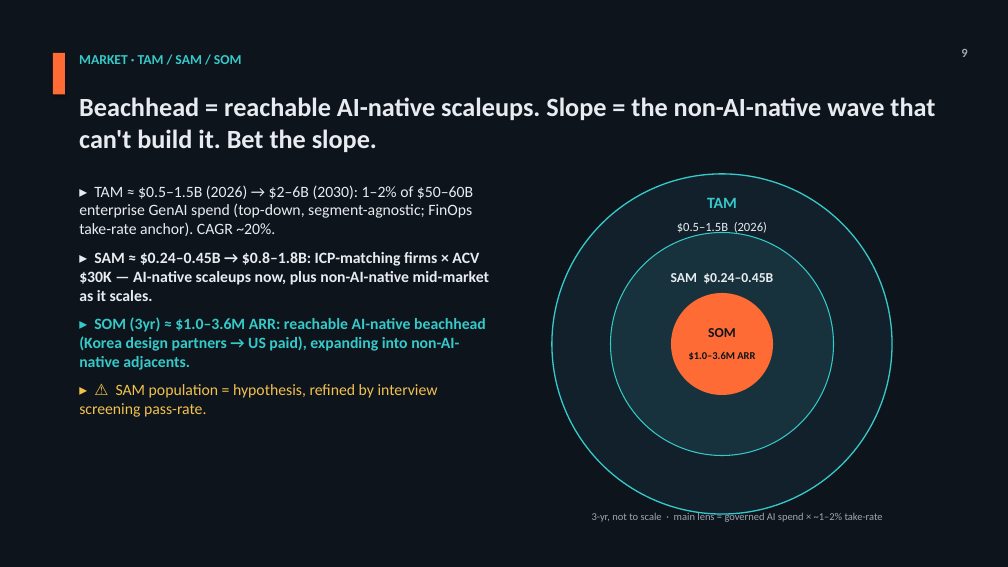
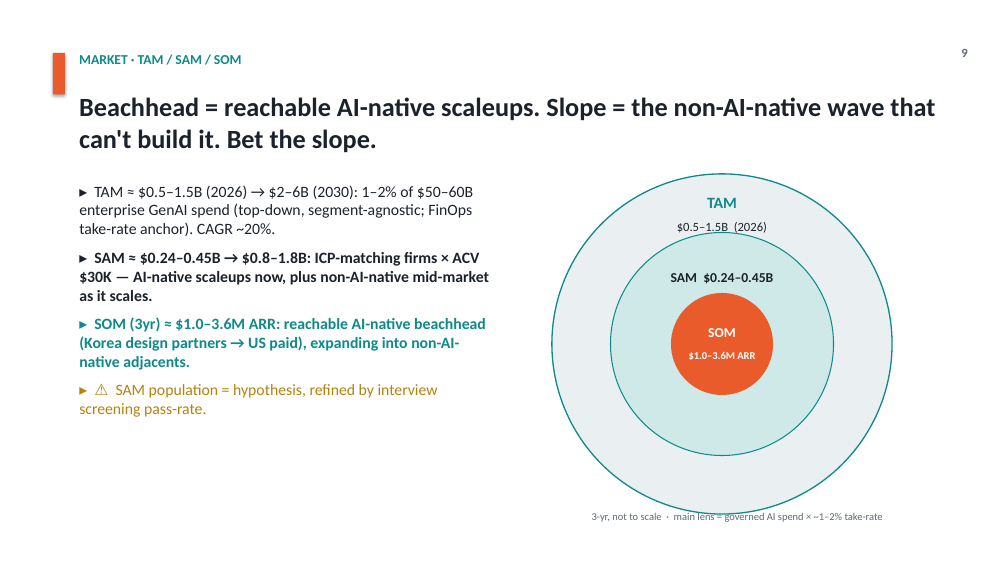
Before and after one commit to jmormalik/WTIA_AI_Cost_Gov, a slide deck: slide 9 of deliverables/Pitch_Deck_VersionA_Market-Shift_EN.pptx. Drawn at 1008x567 pixels with LibreOffice and Linux fonts; fonts in the diff are those of the drawing. Boxes give left, top, right and bottom in pixels: in the first picture for what was removed or moved away, otherwise in the second. Text is boxed around its words. In the diff, an @@ line names an element or a change of style, - is before the commit and + after.

```diff
--- a/deliverables/Pitch_Deck_VersionA_Market-Shift_EN.pptx
+++ b/deliverables/Pitch_Deck_VersionA_Market-Shift_EN.pptx
@@ background #0E141B to #FFFFFF @@
@@ rectangle at [53,53,65,95]: fill #FF6B35 to #EA5B2B @@
@@ text "MARKET · TAM / SAM ..." at [79,55,242,64]: text colour #35C9C9 to #0E8A8A @@
@@ text "9" at [961,49,967,57]: text colour #9AA7B4 to #5E6A76 @@
@@ text "▸ TAM ≈ $0.5–1.5B (2026) ..." at [79,185,489,417]: text colour #E8ECF1 to #1B222B in "▸ TAM ≈ $0.5–1.5B (2026) → $2–6B ...", "▸ SAM ≈ $0.24–0.45B → $0.8–1.8B: ICP-matching ..."; text colour #35C9C9 to #0E8A8A in "▸ SOM (3yr) ≈ $1.0–3.6M ARR: reachable ..."; text colour #F2C14E to #B5820A in "▸ ⚠ SAM population = hypothesis, refined ..." @@
@@ ellipse at [552,174,892,514]: fill #12202B to #EAF0F2; outline #35C9C9 1.25 pt to #0E8A8A 1.25 pt @@
@@ text "TAM" at [707,197,737,208]: text colour #35C9C9 to #0E8A8A @@
@@ ellipse at [610,233,833,456]: fill #17323C to #CFE9E9; outline #35C9C9 1 pt to #0E8A8A 1 pt @@
@@ text colour #E8ECF1 to #1B222B in 3 elements at [79,97,935,152], [677,222,767,235], [671,273,773,284] @@
@@ ellipse at [671,293,774,395]: fill #FF6B35 to #EA5B2B @@
@@ text "SOM" at [708,328,736,337]: text colour #0E141B to #FFFFFF @@
@@ text "$1.0–3.6M ARR" at [689,352,755,360]: text colour #0E141B to #FFFFFF @@
@@ text "3-yr, not to scale · ..." at [592,512,883,522]: text colour #9AA7B4 to #5E6A76 @@
```
Also in this commit, not shown: 16 other slides changed, 2 other files.
